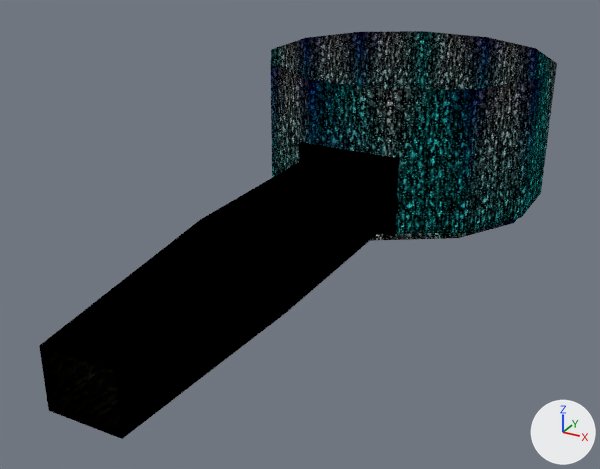
One commit to the Blender file scene/UnicornFountain/UnicornFountain.blend: the scene before it, then after it.
Camera for both pictures: a 50 mm camera at (824.0, -1360.0, 829.0) aimed at (-33.0, 200.0, 49.0). The axes (+X, +Y, +Z) are drawn at lower right. The lights are the same throughout.

The older version as bpy lines, for what is in view:
```python
me_me_03002318_opa = bpy.data.meshes.new('me_03002318_opa')
me_me_03002318_opa.from_pydata(...)  # 20 vertices, 32 faces; spans x -100.0..100.0, y -558.0..388.0, z -76.0..84.0
# faces by material slot: [16, 8, 8]
me_me_03002318_opa.materials.append(mat_rgba16_0200d800_png_f3d)
me_me_03002318_opa.materials.append(mat_rgba16_02009000_png_f3d)
me_me_03002318_opa.materials.append(mat_rgba16_02008000_clampx_png_f3d)
me_me_03004818_xlu = bpy.data.meshes.new('me_03004818_xlu')
me_me_03004818_xlu.from_pydata(...)  # 25 vertices, 22 faces; spans x -368.0..341.0, y -374.0..353.0, z -104.0..96.0
me_me_03004818_xlu.polygons.foreach_set('use_smooth', [True] * 22)
me_me_03004818_xlu.materials.append(mat_wallsmatl)
me_me_03004dc8_xlu = bpy.data.meshes.new('me_03004DC8_xlu')
me_me_03004dc8_xlu.from_pydata(...)  # 42 vertices, 36 faces; spans x -355.0..387.0, y -335.0..407.0, z -243.0..116.0
me_me_03004dc8_xlu.materials.append(mat_wallsmatl)
ob_hallway = bpy.data.objects.new('hallway', me_me_03002318_opa)
ob_hallway.parent = ob_room
ob_hallway.location = (-2.5, -8.6, 96.3)
ob_walls1 = bpy.data.objects.new('walls1', me_me_03004dc8_xlu)
ob_walls1.parent = ob_room
ob_walls1.location = (-17.38, 714.0, 252.9)
ob_walls2 = bpy.data.objects.new('walls2', me_me_03004818_xlu)
ob_walls2.parent = ob_room
ob_walls2.location = (13.0, 753.3, 89.0)
# also in view: 'doorframe' at (-1.0, 379.0, 110.0)
```
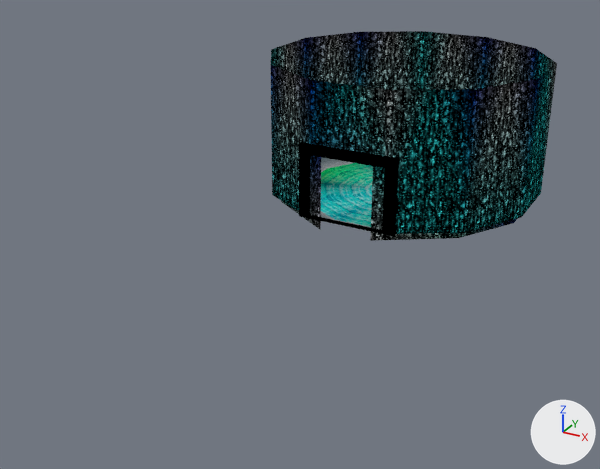
Patch to the scene script:
```diff
--- a/scene/UnicornFountain/UnicornFountain.blend.py
+++ b/scene/UnicornFountain/UnicornFountain.blend.py
@@ ob_hallway @@
 ob_hallway.location = (-2.5, -8.6, 96.3)
+ob_hallway.hide_set(True)
```

Boxes [x1, y1, x2, y2] around the edits, measured in the pictures (600 x 469 px):
'hallway', hidden: before [39, 155, 385, 439]
'waterfloor', unchanged, uncovered by the edit: after [321, 163, 373, 227]
'walls2', unchanged, uncovered by the edit: before [370, 218, 518, 241]; after [281, 155, 518, 241]
